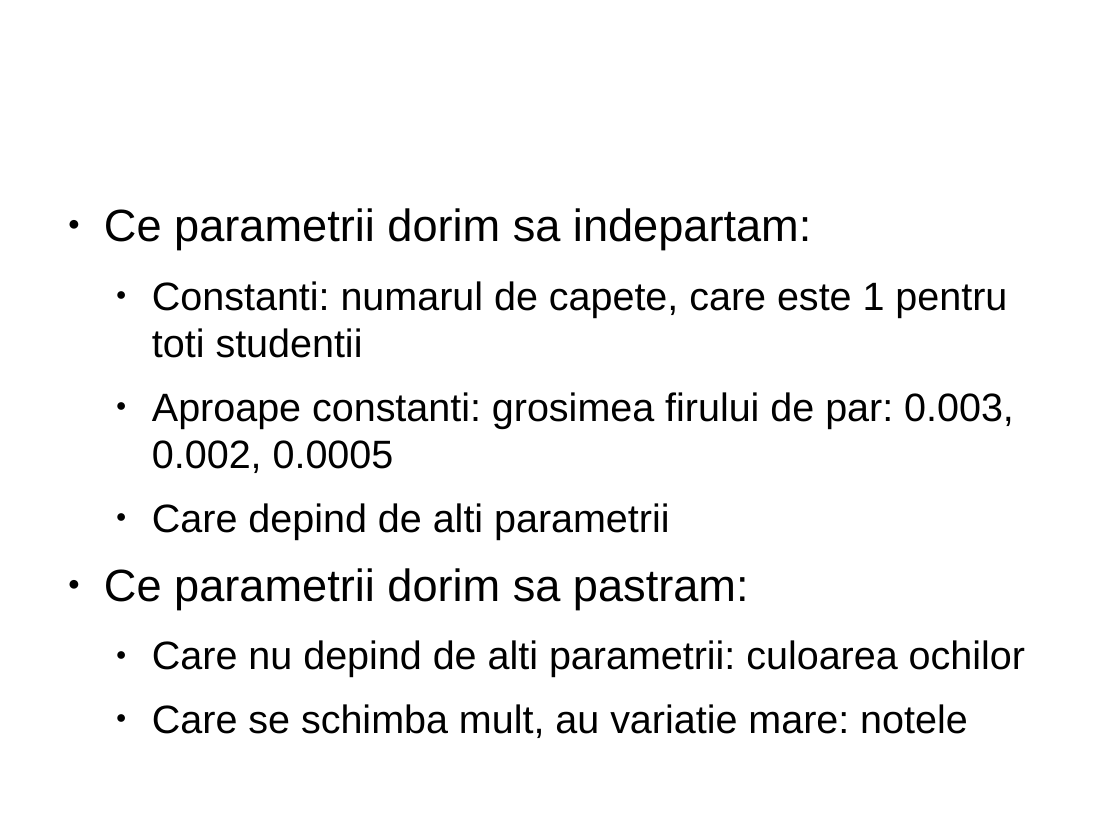
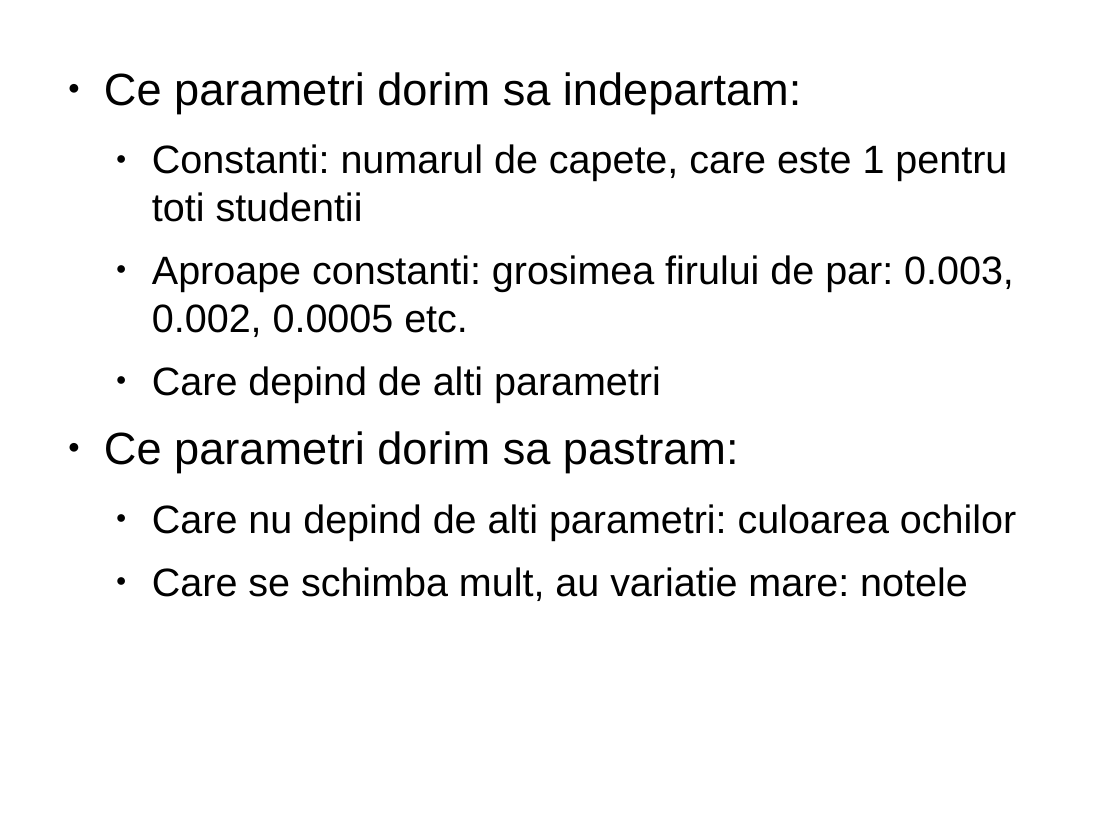
Before and after one commit to radumotrescu/SiemensDiscoverIT, a slide deck: slide 4 of PCA Presentation.odp. Drawn at 1120x840 pixels with LibreOffice and Linux fonts; fonts in the diff are those of the drawing. Boxes give left, top, right and bottom in pixels: in the first picture for what was removed or moved away, otherwise in the second. Text is boxed around its words. In the diff, an @@ line names an element or a change of style, - is before the commit and + after.

```diff
--- a/PCA Presentation.odp
+++ b/PCA Presentation.odp
@@ text "Ce parametri dorim sa indepartam:": place and size @@
-text "Ce parametri dorim sa indepartam:" at box(104, 208, 1025, 738)
+text "Ce parametri dorim sa indepartam:" at box(104, 72, 1016, 601)
@@ text at box(104, 72, 801, 113): text changed @@
-● Ce parametrii dorim sa indepartam:
+● Ce parametri dorim sa indepartam:
@@ text at box(104, 255, 1016, 540): text changed @@
-  ● Aproape constanti: grosimea firului de par: 0.003, 0.002, 0.0005
-  ● Care depind de alti parametrii
-● Ce parametrii dorim sa pastram:
-  ● Care nu depind de alti parametrii: culoarea ochilor
+  ● Aproape constanti: grosimea firului de par: 0.003, 0.002, 0.0005 etc.
+  ● Care depind de alti parametri
+● Ce parametri dorim sa pastram:
+  ● Care nu depind de alti parametri: culoarea ochilor
```
Also in this commit, not shown: 7 other slides changed.
